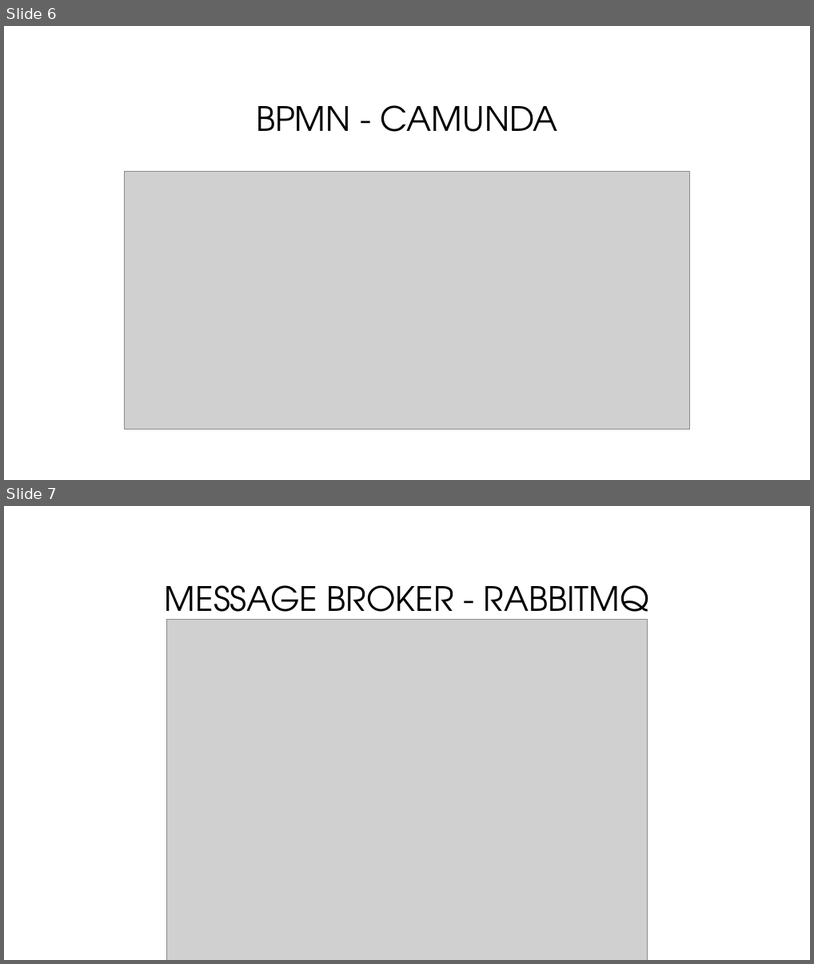
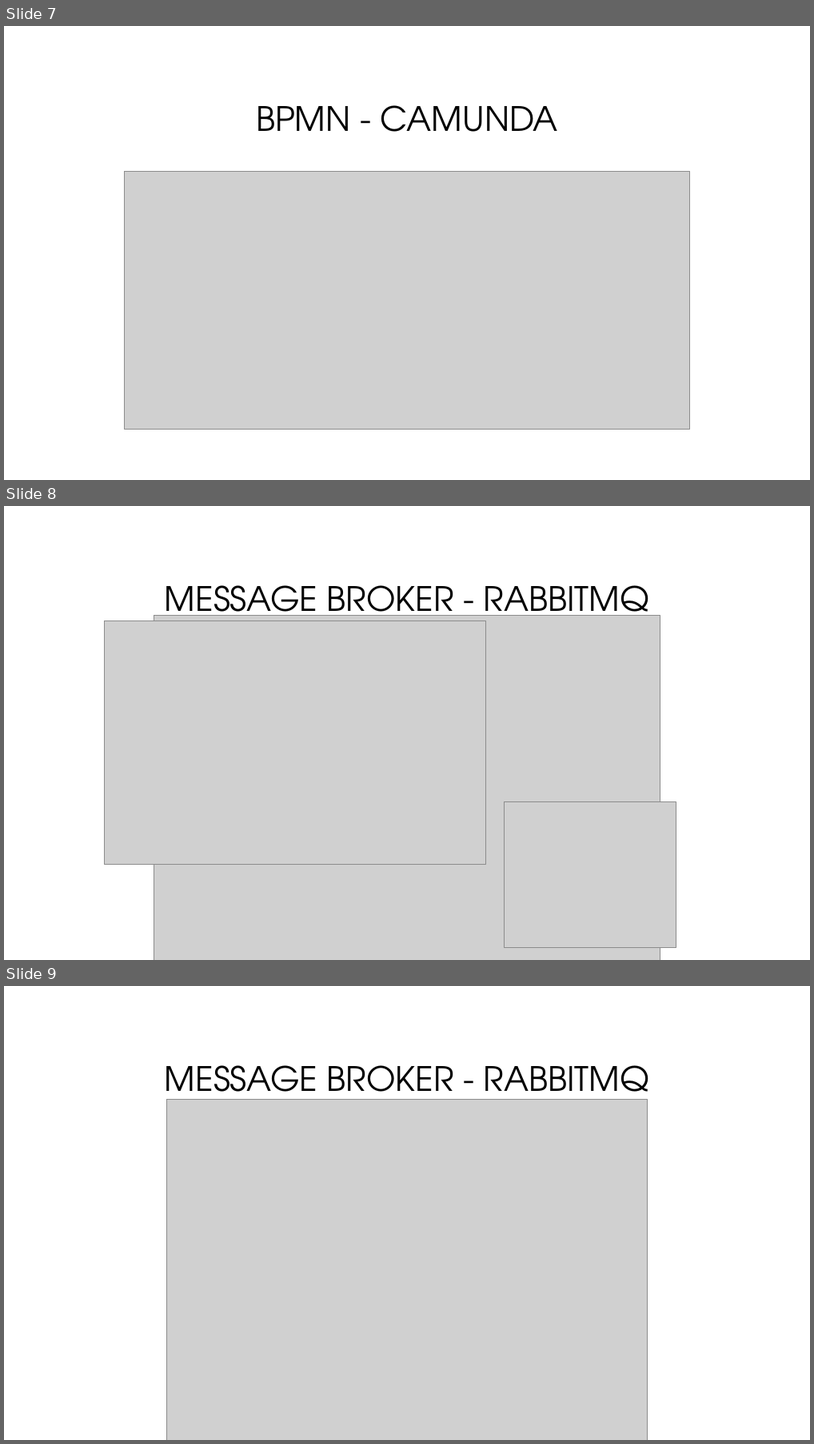
Before and after one commit to Hoppedyr/gameRev, a slide deck: Gamerev.pptx. Shown one above the other, each under a label of ours: slides 6 and 7 before the commit, slides 7, 8 and 9 after it. The pictures are 814x964 and 814x1444 pixels, drawn with LibreOffice and Linux fonts; fonts in the diff are those of the drawing; grey boxes stand for pictures; background and template pictures are left out. Boxes give left, top, right and bottom in pixels: in the first picture for what was removed or moved away, otherwise in the second. Text is boxed around its words. In the diff, an @@ line names an element or a change of style, - is before the commit and + after.

```diff
--- a/Gamerev.pptx
+++ b/Gamerev.pptx
@@ slide 8 added at (4, 506, 810, 960), background #FFFFFF @@
@@ title added at (165, 585, 650, 627), 40 pt, text #000000 @@
+MESSAGE BROKER - RABBITMQ
@@ picture added at (105, 621, 486, 864) @@
@@ picture added at (154, 615, 660, 960) @@
@@ picture added at (504, 802, 676, 947) @@
@@ what was slide 6 is now slide 7 @@
@@ what was slide 7 is now slide 9 @@
```
Also in this commit, not shown: 4 slides changed, 1 other slide added, 2 other files.
